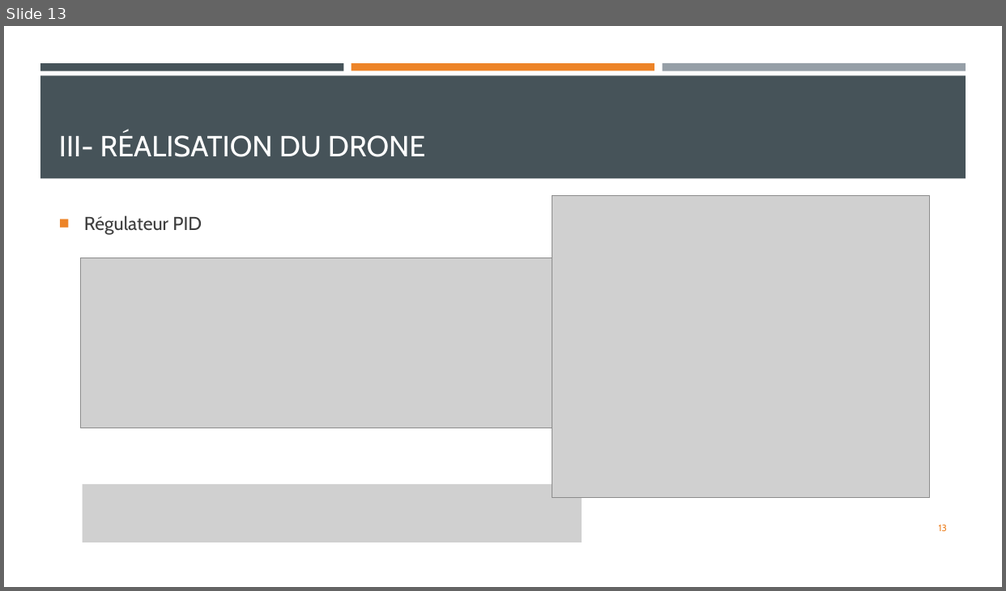
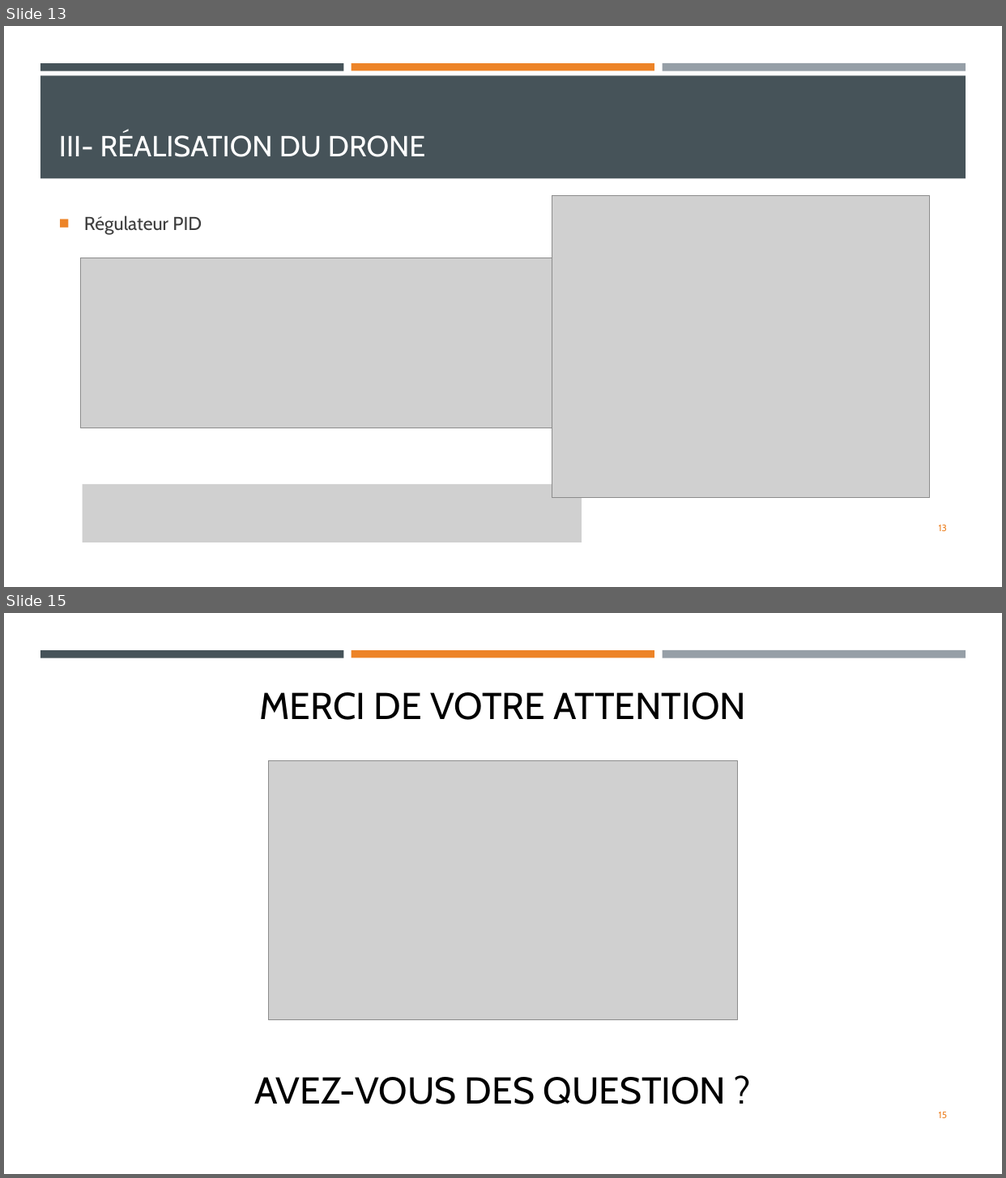
Before and after one commit to Titper/BE_L3EEAREL_2022, a slide deck: Rapport/Presentation_BE_BUSO_GAY-PUIG.pptx. Shown one above the other, each under a label of ours: slide 13 before the commit, slides 13 and 15 after it; the slides between them are not shown. The pictures are 1006x591 and 1006x1178 pixels, drawn with LibreOffice and Linux fonts; fonts in the diff are those of the drawing; grey boxes stand for pictures. Boxes give left, top, right and bottom in pixels: in the first picture for what was removed or moved away, otherwise in the second. Text is boxed around its words. In the diff, an @@ line names an element or a change of style, - is before the commit and + after.

```diff
--- a/Rapport/Presentation_BE_BUSO_GAY-PUIG.pptx
+++ b/Rapport/Presentation_BE_BUSO_GAY-PUIG.pptx
@@ slide 15 added at (4, 613, 1002, 1174), background #FFFFFF; not listed: 3 template elements that a slide beside it also shows @@
@@ title added at (260, 692, 747, 720), 36 pt, text #000000 @@
+MERCI DE VOTRE ATTENTION
@@ picture added at (268, 761, 738, 1020) @@
@@ text added at (255, 1077, 727, 1105), 36 pt, text #000000 @@
+AVEZ-VOUS DES QUESTION ?
@@ page number added at (939, 1112, 947, 1118), 9 pt, text #ED8428 @@
+15
```
Also in this commit, not shown: 2 slides changed, 1 other slide added.
